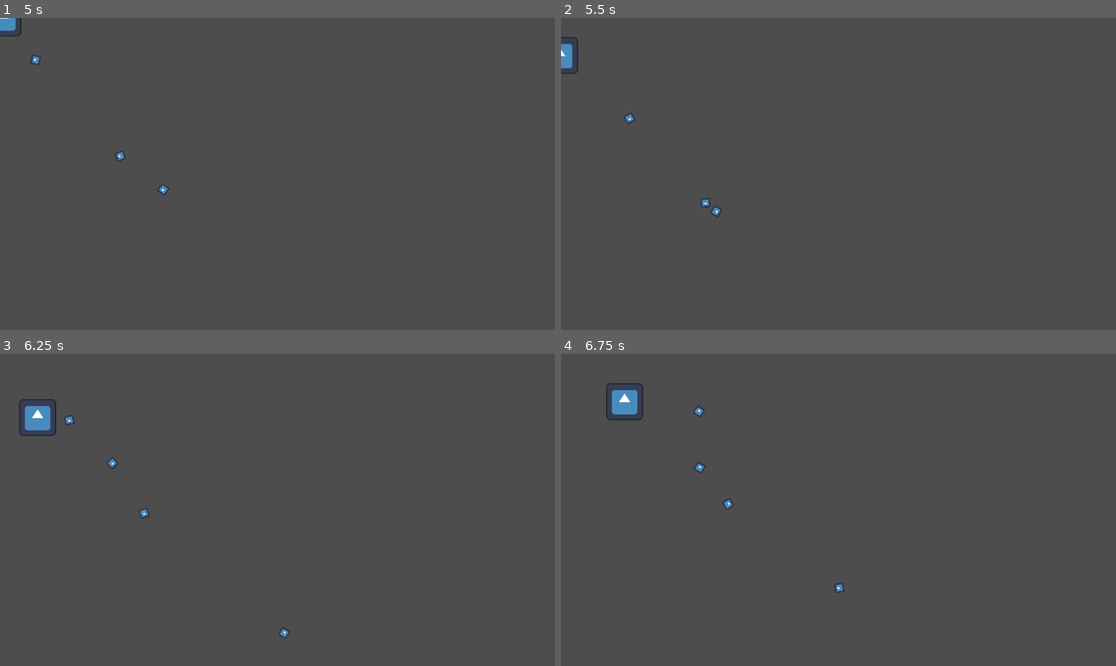
Above: before the commit, frames 1-4 (two rows, left to right).
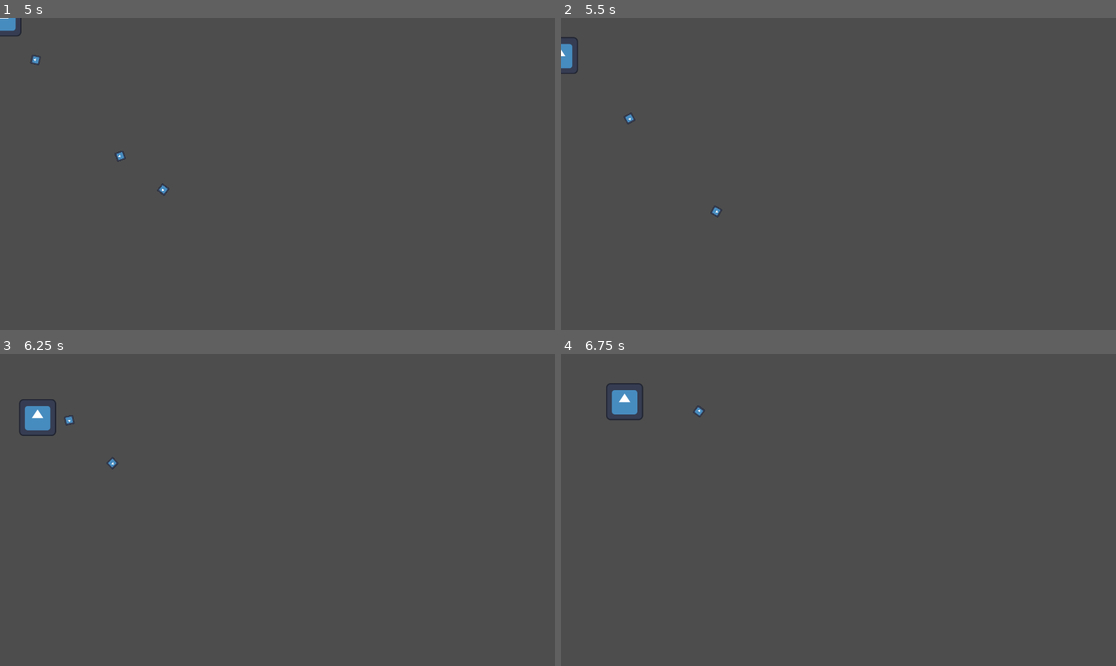
Above: after the commit, the same moments.

Repository: Edgarra1619/42gamejam
Game: Godot game, scene res://scenes/player.tscn
The game is run twice, just before and just after one commit, with the same random seed, the same clock (stepped at 60 frames per second) and the same inputs. The project has no main scene, so this scene is started directly. The engine's default icon, where the game draws it, is replaced by a stand-in: a white triangle on a blue panel in a dark square.
Inputs (mouse positions are in pixels of both pictures, inside the frame that each line leads up to):
- Up to frame 1 (5 s): tap Enter at 0.5 s; move the mouse to (399, 158) at 0.52 s; hold D (move_right) 0.53-1.28 s; tap Space (dash) at 0.6, 2.1, 3.6 s; move the mouse to (166, 189) at 1.27 s; hold S (move_down) 1.28-2.03 s; click (166, 189) at 1.35 s; move the mouse to (333, 105) at 2.02 s; hold D (move_right) 2.03-2.78 s; move the mouse to (249, 236) at 2.77 s; hold W (move_up) 2.78-3.53 s; click (249, 236) at 2.85 s; move the mouse to (444, 220) at 3.52 s; hold A (move_left) from 3.53 s (still down); move the mouse to (111, 127) at 4.27 s; click (111, 127) at 4.35 s
- Up to frame 2 (5.5 s): move the mouse to (866, 174) at 5.02 s; release A (move_left) at 5.03 s; hold S (move_down) from 5.03 s (still down); tap Space (dash) at 5.1 s
- Up to frame 3 (6.25 s): move the mouse to (194, 432) at 5.77 s; release S (move_down) at 5.78 s; hold D (move_right) from 5.78 s (still down); click (194, 432) at 5.85 s
- Up to frame 4 (6.75 s): move the mouse to (960, 494) at 6.52 s; release D (move_right) at 6.53 s; hold W (move_up) from 6.53 s (still down); tap Space (dash) at 6.6 s

Frame 1 is identical in both runs. In frame 2, less than 0.1% of the frame differs, in the area x 25-27%, y 57-61%; in frame 3, less than 0.1%; in frame 4, 0.1%, in the area x 23-52%, y 34-77%.
Error in both runs: Attempt to call function 'is_stopped' in base 'null instance' on a null instance. (res://scripts/player.gd:27)

Commit message:
so fixed

Diff:
--- a/scripts/potion.gd
+++ b/scripts/potion.gd
@@ -5,7 +5,6 @@
 const	MAX_SPEED = 300
 
 static var potion : PackedScene = preload("res://scenes/potion.tscn")
-static var splash : PackedScene = preload("res://scenes/potion.tscn")
 
 var target_position : Vector2
 
@@ -23,9 +22,6 @@
 		_explode();
 
 func _explode() -> void:
-	var splash_node := splash.instantiate()
-	splash_node.global_position = global_position
-	get_tree().current_scene.add_child(splash_node)
 	queue_free()
 
 func _on_body_entered(_body:Node2D) -> void:
